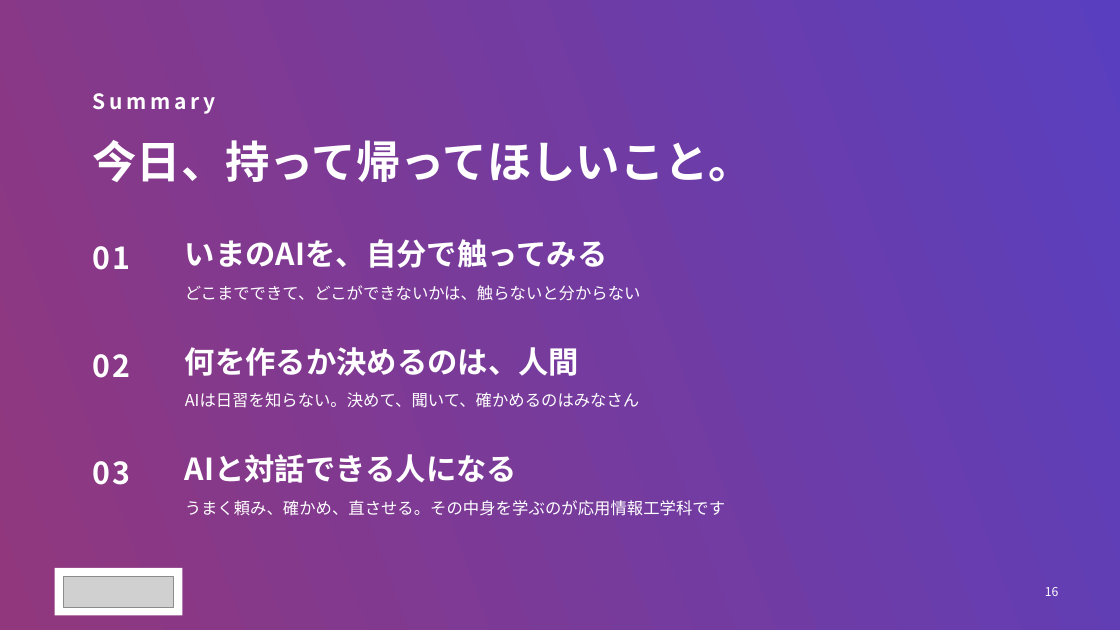
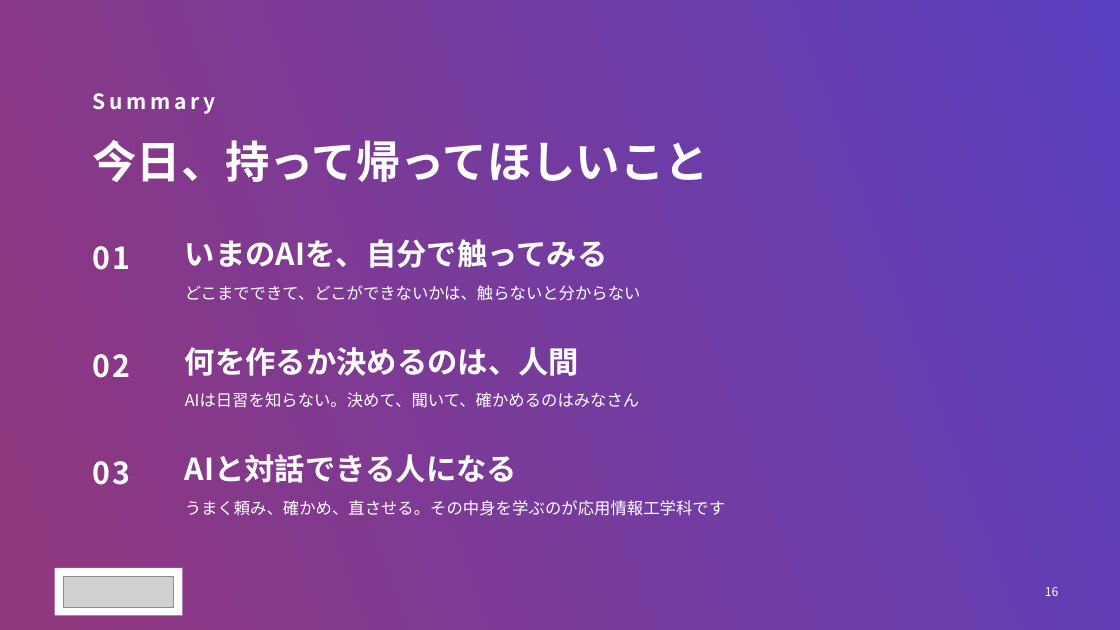
Before and after one commit to yutakaJssst/narashino-visit-1, a slide deck: slide 16 of slides/nichinara20260908.pptx. Drawn at 1120x630 pixels with LibreOffice and Linux fonts; fonts in the diff are those of the drawing; grey boxes stand for pictures. Boxes give left, top, right and bottom in pixels: in the first picture for what was removed or moved away, otherwise in the second. Text is boxed around its words. In the diff, an @@ line names an element or a change of style, - is before the commit and + after.

```diff
--- a/slides/nichinara20260908.pptx
+++ b/slides/nichinara20260908.pptx
@@ text at bbox=[92, 140, 709, 182]: text changed @@
-今日、持って帰ってほしいこと。
+今日、持って帰ってほしいこと
```
Also in this commit, not shown: 15 other slides changed, 2 other files.
